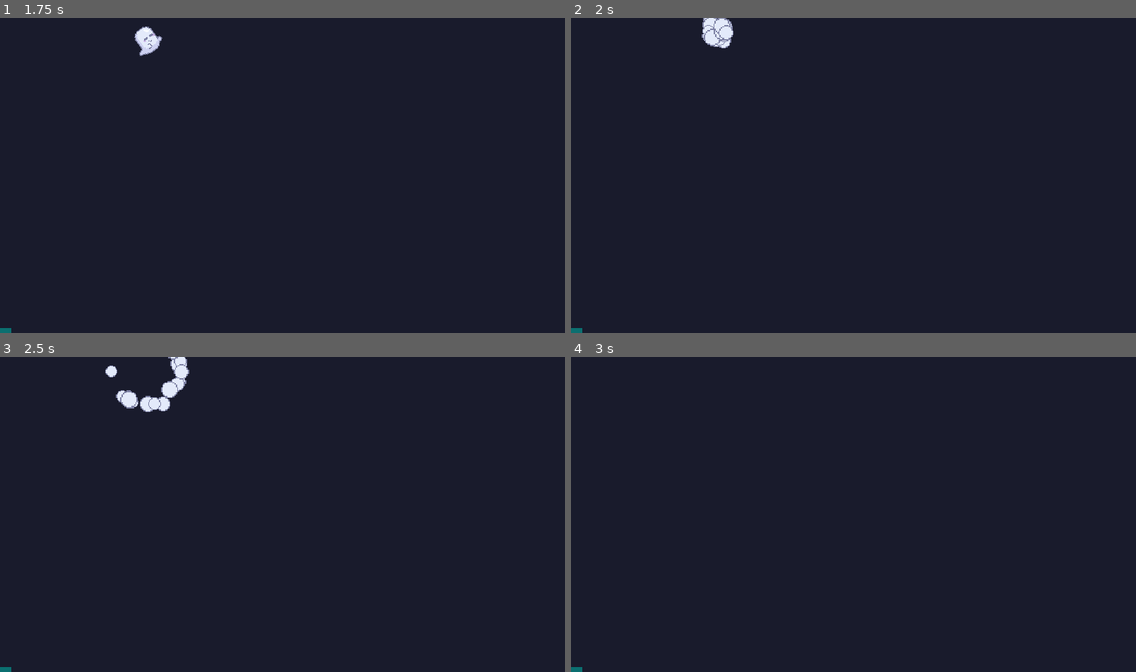
Above: before the commit, frames 1-4 (two rows, left to right).
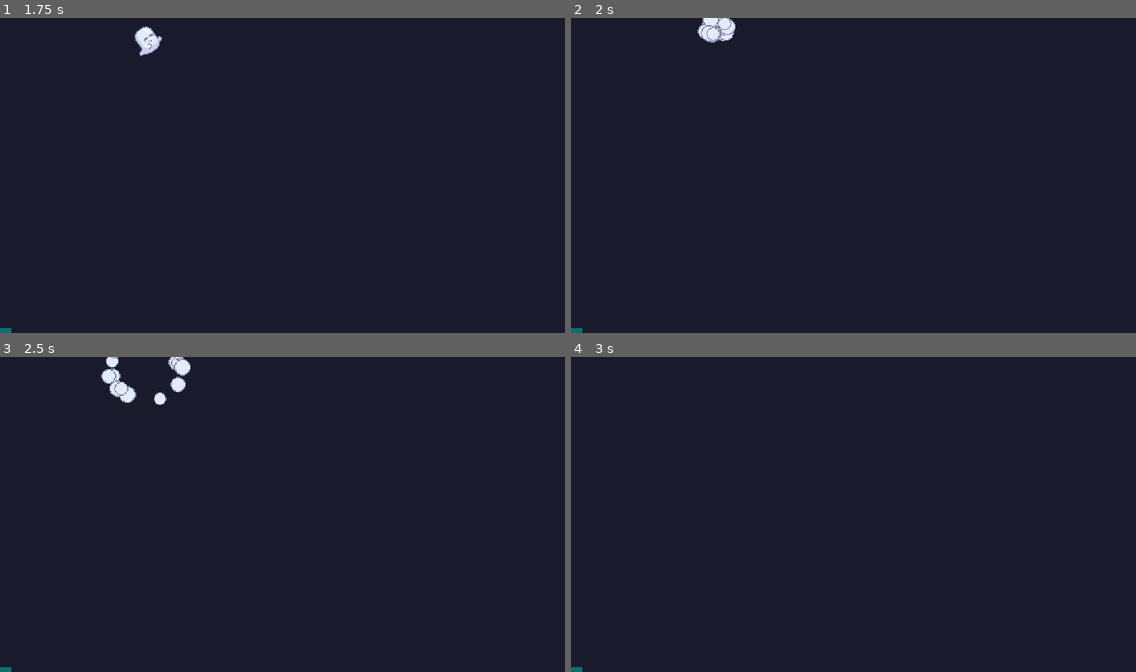
Above: after the commit, the same moments.

Repository: Nekupa-Studio/Karlsson-s-Adventure-V2
Game: Godot game, scene res://scenes/flappy_level0.tscn
Same seed, same stepped clock (60 frames per second), same inputs: the game is played once before the commit and once after it.
Inputs (mouse positions are in pixels of both pictures, inside the frame that each line leads up to):
- Up to frame 1 (1.75 s): move the mouse to (406, 159) at 0.52 s; hold D (right) 0.53-1.28 s; tap Space (jump) at 0.6, 0.77, 1.07, 1.35, 1.52 s; move the mouse to (169, 191) at 1.27 s; hold S (down) from 1.28 s (still down)
- Up to frame 2 (2 s): keep holding S (down); tap Space (jump) at 1.82 s
- Up to frame 3 (2.5 s): move the mouse to (339, 445) at 2.02 s; release S (down) at 2.03 s; hold D (right) from 2.03 s (still down); tap Space (jump) at 2.1 s
- Up to frame 4 (3 s): move the mouse to (825, 577) at 2.77 s; release D (right) at 2.78 s; hold W (up) from 2.78 s (still down); tap Space (jump) at 2.85 s

Frame 1 is identical in both runs. In frame 2, 0.3% of the frame differs, in the area x 22-30%, y 0-10%; in frame 3, 0.8%, in the area x 17-34%, y 0-18%; in frame 4, nothing differs.

Commit message:
fixed weird hitbox

Diff:
--- a/assets/flappy/player_flappy.tscn
+++ b/assets/flappy/player_flappy.tscn
@@ -4,8 +4,8 @@
 [ext_resource type="SpriteFrames" uid="uid://o6ms5vynciyd" path="res://spriteframes/flappy/normal_karlsson_flying.tres" id="2_3l0xv"]
 [ext_resource type="Texture2D" uid="uid://dkvtmap34ee0p" path="res://import/new_sprites/DeathParticle.png" id="8_7ywy8"]
 
-[sub_resource type="RectangleShape2D" id="RectangleShape2D_7dx8t"]
-size = Vector2(19, 25)
+[sub_resource type="CapsuleShape2D" id="CapsuleShape2D_d6nik"]
+height = 25.5
 
 [sub_resource type="Animation" id="Animation_tyg5u"]
 resource_name = "blink"
@@ -52,26 +52,38 @@
 tracks/1/type = "value"
 tracks/1/imported = false
 tracks/1/enabled = true
-tracks/1/path = NodePath("hitbox/hitbox_shape:shape:size")
-tracks/1/interp = 1
+tracks/1/path = NodePath(".:jump_force")
+tracks/1/interp = 0
 tracks/1/loop_wrap = true
 tracks/1/keys = {
 "times": PackedFloat32Array(0, 5),
 "transitions": PackedFloat32Array(1, 1),
 "update": 1,
-"values": [Vector2(11, 12), Vector2(19, 25)]
+"values": [-75, -150]
 }
 tracks/2/type = "value"
 tracks/2/imported = false
 tracks/2/enabled = true
-tracks/2/path = NodePath(".:jump_force")
-tracks/2/interp = 0
+tracks/2/path = NodePath("hitbox/hitbox_shape:shape:radius")
+tracks/2/interp = 1
 tracks/2/loop_wrap = true
 tracks/2/keys = {
 "times": PackedFloat32Array(0, 5),
 "transitions": PackedFloat32Array(1, 1),
 "update": 1,
-"values": [-75, -150]
+"values": [5.0, 10.0]
+}
+tracks/3/type = "value"
+tracks/3/imported = false
+tracks/3/enabled = true
+tracks/3/path = NodePath("hitbox/hitbox_shape:shape:height")
+tracks/3/interp = 1
+tracks/3/loop_wrap = true
+tracks/3/keys = {
+"times": PackedFloat32Array(0, 5),
+"transitions": PackedFloat32Array(1, 1),
+"update": 1,
+"values": [12.75, 25.5]
 }
 
 [sub_resource type="AnimationLibrary" id="AnimationLibrary_6b8lg"]
@@ -94,7 +106,7 @@
 [node name="hitbox" type="Area2D" parent="."]
 
 [node name="hitbox_shape" type="CollisionShape2D" parent="hitbox"]
-shape = SubResource("RectangleShape2D_7dx8t")
+shape = SubResource("CapsuleShape2D_d6nik")
 
 [node name="death_particle" type="CPUParticles2D" parent="."]
 texture_filter = 1
Not shown, added: documentation/code-explanation/Fireball.pdf
